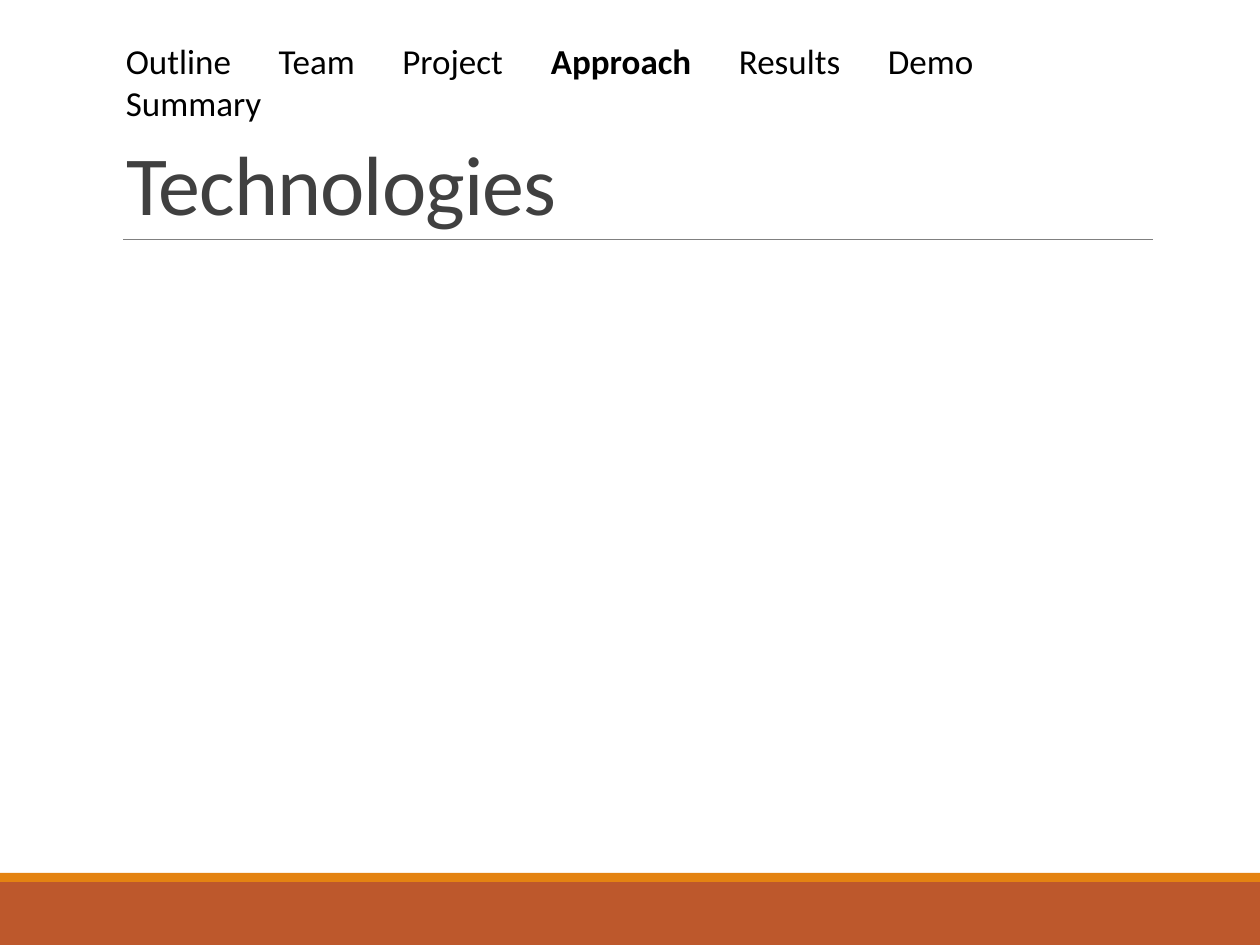
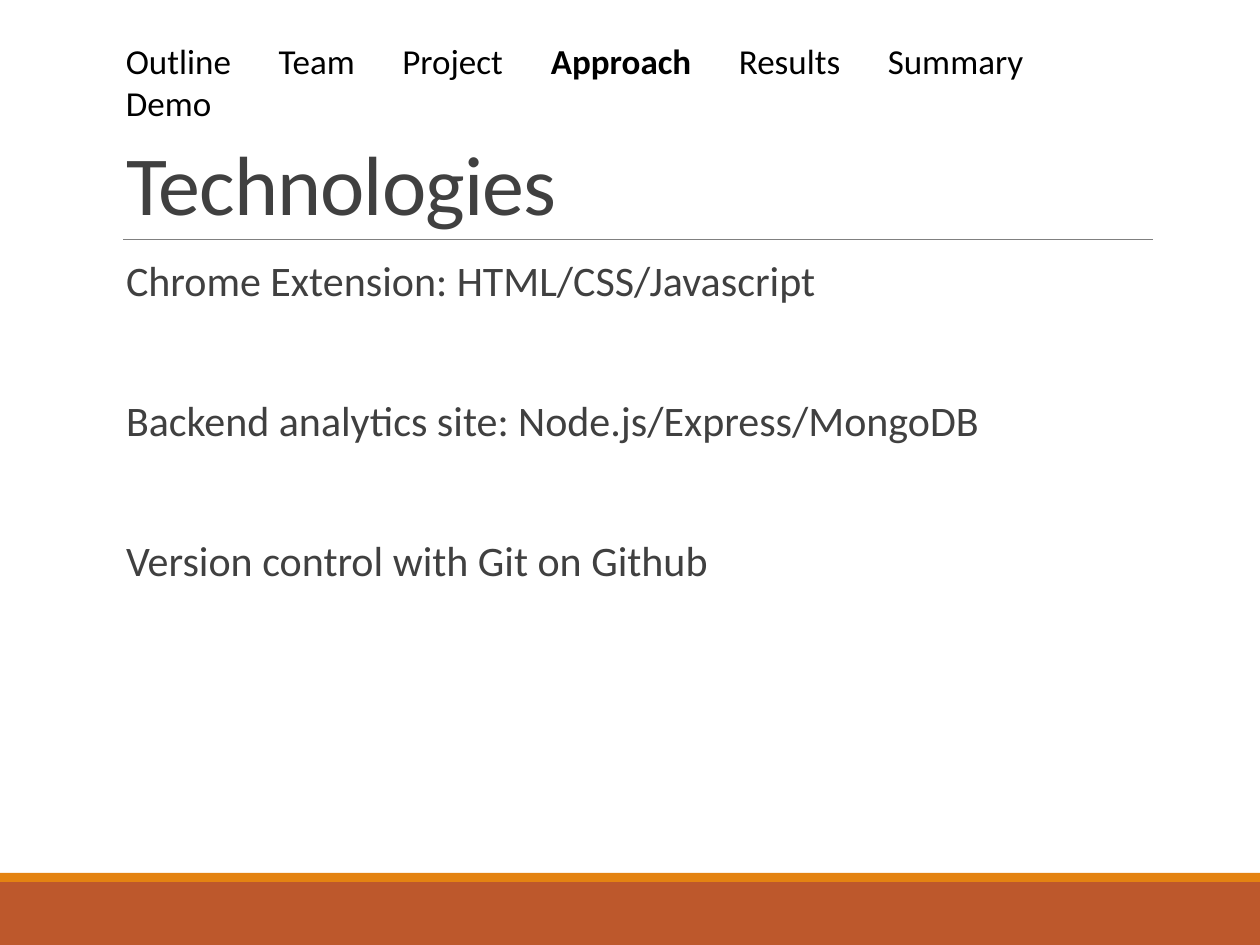
Before and after one commit to justingallagher/explainshell-for-chrome, a slide deck: slide 7 of docs/speaking-3/speaking3.pptx. Drawn at 1260x945 pixels with LibreOffice and Linux fonts; fonts in the diff are those of the drawing. Boxes give left, top, right and bottom in pixels: in the first picture for what was removed or moved away, otherwise in the second. Text is boxed around its words. In the diff, an @@ line names an element or a change of style, - is before the commit and + after.

```diff
--- a/docs/speaking-3/speaking3.pptx
+++ b/docs/speaking-3/speaking3.pptx
@@ text at (126,49,1023,80): text changed @@
-Outline Team Project Approach Results Demo Summary
+Outline Team Project Approach Results Summary Demo
@@ text added at (126,267,979,577), 24 pt, text #404040 @@
+  Chrome Extension: HTML/CSS/Javascript
+  Backend analytics site: Node.js/Express/MongoDB
+  Version control with Git on Github
```
Also in this commit, not shown: 11 other slides changed, 2 slides added, 1 slide removed.
